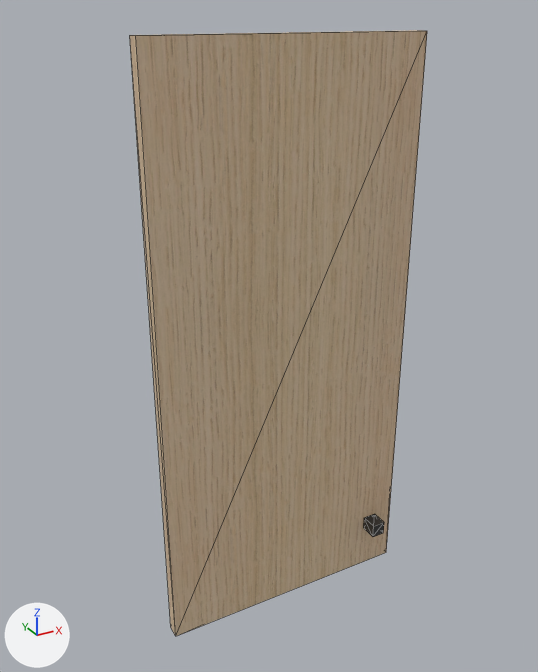
The glTF model 2025-284-C01-Vitrineskap/sim/Benk_B_dor_venstre.glb as it was, and as the next commit left it.
Camera for both pictures: a 50 mm lens placed at (646.0, -1370.0, 903.0), pointed at (1082.0, -579.0, 508.0). The axes (+X, +Y, +Z) are drawn at lower left. The lights are the same throughout. The older version comes first. Mesh edges are drawn as thin lines. Vertices at exactly the same position are counted once.

Before the edit, the objects in view are built like this:
```python
me_mesh_0 = bpy.data.meshes.new('Mesh_0')
me_mesh_0.from_pydata(...)  # 24 vertices, 36 faces; spans x 918.0..1291.0, y -625.0..-575.0, z 82.0..878.0
# faces by material slot: [12, 24]
me_mesh_0.materials.append(mat_eik_hvitpigmentert)  # picture img_image_0
me_mesh_0.materials.append(mat_beslag_sort)  # dark grey #3f3f3f
# before: 0 (918.0, -600.0, 82.0) at pixel (175, 636), 1 (918.0, -581.0, 82.0) at pixel (170, 627), 2 (918.0, -581.0, 878.0) at pixel (129, 35), 3 (918.0, -600.0, 878.0) at pixel (135, 35)
ob_2025_284_vitrineskap = bpy.data.objects.new('2025-284 Vitrineskap', me_mesh_0)
ob_2025_284_vitrineskap.location = (0.0, 0.0, 0.0)
```
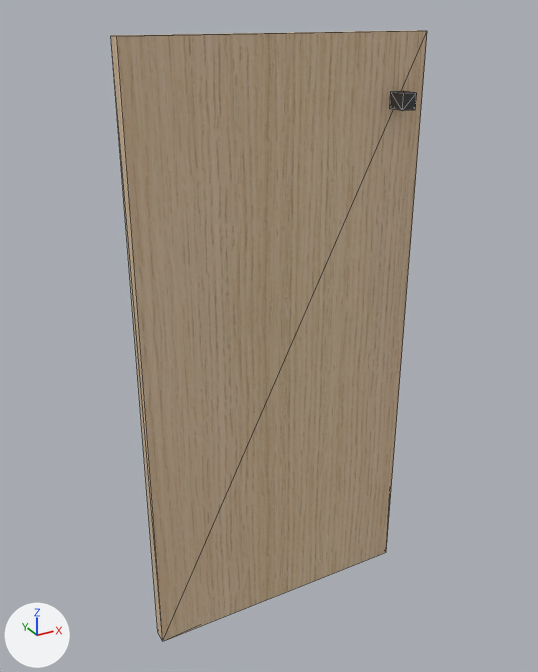
The newer file is also turned or shifted as a whole; pictures and numbers use the older file's frame.

Location of each change, (x1, y1, x2, y2) in pixels of the pictures (538 x 672 px; the box of a moved part takes in the faces that stretch with it):
'2025-284 Vitrineskap', reshaped (6% wider): before (130, 30, 427, 636); after (111, 30, 427, 641)
part 1 of me_mesh_0, moved or reshaped: before (364, 514, 384, 537); after (390, 91, 417, 111)
part 2 of me_mesh_0, moved or reshaped: before (130, 31, 427, 636); after (111, 31, 427, 641)

The change in detail:
me_mesh_0 is used by ob_2025_284_vitrineskap; location (0.0, 0.0, 0.0).
me_mesh_0 had 24 vertices, 36 faces and spanned x 918.0..1291.0, y -625.0..-575.0, z 82.0..878.0.
me_mesh_0 now has 24 vertices, 36 faces and spans x 898.0..1291.0, y -625.0..-575.0, z 82.0..878.0.
me_mesh_0 part 1: the loose piece of 8 vertices spanning x 1241.0..1261.0, y -625.0..-600.0, z 150.0..170.0 is moved by (0.0, 0.0, 640.0).
Part 2, on me_mesh_0:
Vertices 0 to 3 of me_mesh_0 move by (-20.0, 0.0, 0.0).
